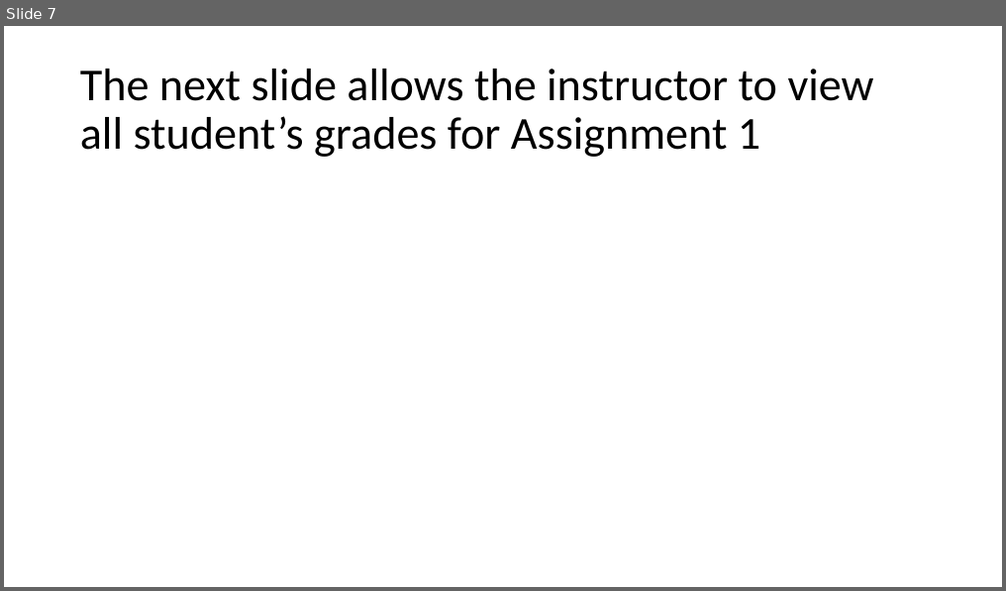
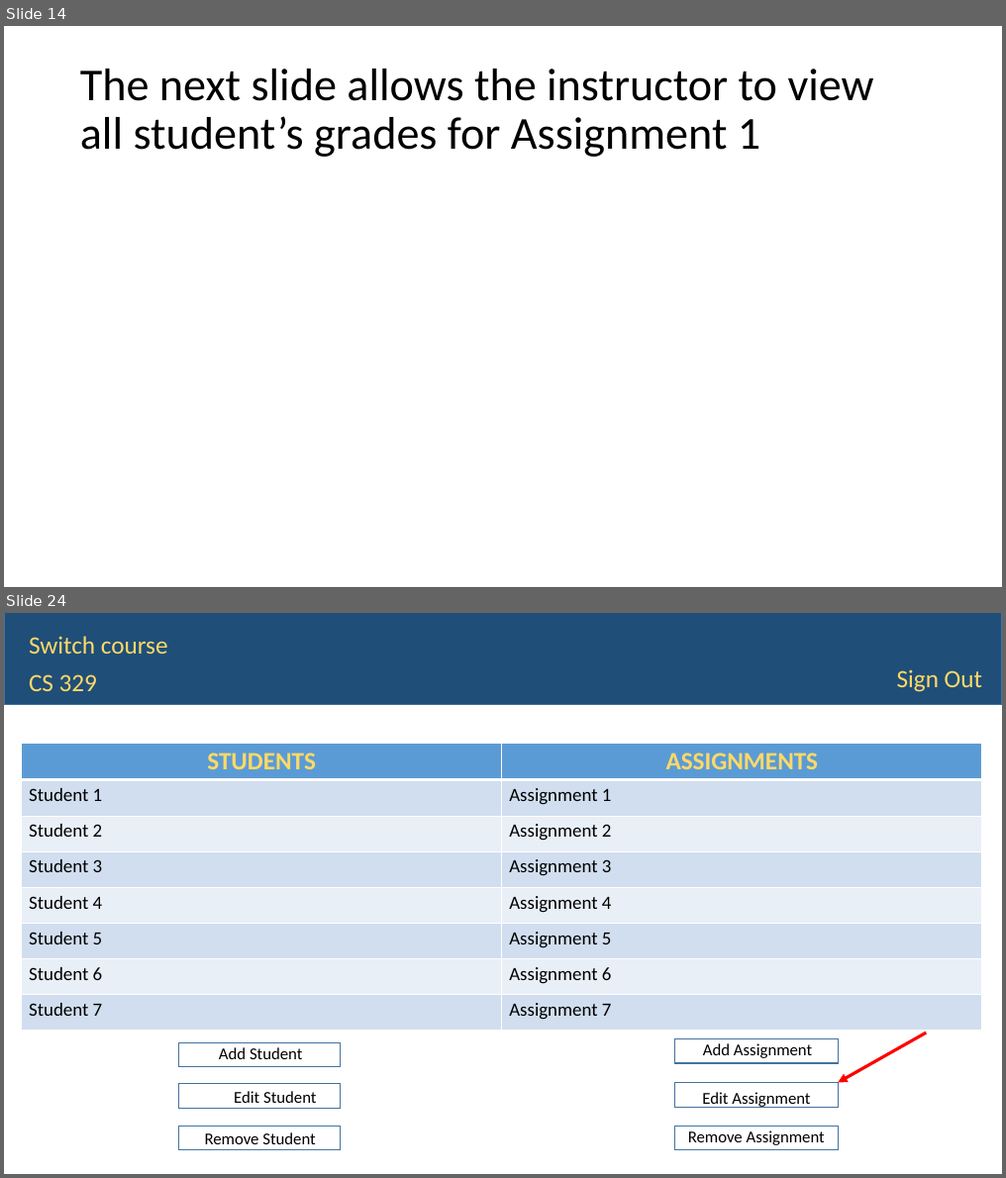
Before and after one commit to WVUP/Spring-2015, a slide deck: Assignments/Gradebook App PowerPont/Courtney Linville/Gradebook.pptx. Shown one above the other, each under a label of ours: slide 7 before the commit, slides 14 and 24 after it; the slides between them are not shown. The pictures are 1006x591 and 1006x1178 pixels, drawn with LibreOffice and Linux fonts; fonts in the diff are those of the drawing. Boxes give left, top, right and bottom in pixels: in the first picture for what was removed or moved away, otherwise in the second. Text is boxed around its words. In the diff, an @@ line names an element or a change of style, - is before the commit and + after.

```diff
--- a/Assignments/Gradebook App PowerPont/Courtney Linville/Gradebook.pptx
+++ b/Assignments/Gradebook App PowerPont/Courtney Linville/Gradebook.pptx
@@ slide 24 added at [4,613,1002,1174], background #FFFFFF @@
@@ rectangle added at [4,613,1002,705], fill #1F4E79, outline #43739E 1 pt @@
@@ text added at [29,636,168,654], 24 pt, text #FFD966 @@
+Switch course
@@ text added at [897,669,982,692], 24 pt, text #FFD966 @@
+Sign Out
@@ text added at [29,674,97,691], 24 pt, text #FFD966 @@
+CS 329
@@ table added at [21,743,982,1031], 8 rows, 2 columns @@
+STUDENTS | ASSIGNMENTS
+Student 1 | Assignment 1
+Student 2 | Assignment 2
+Student 3 | Assignment 3
+Student 4 | Assignment 4
+Student 5 | Assignment 5
+Student 6 | Assignment 6
+Student 7 | Assignment 7
@@ rectangle added at [179,1044,341,1067], outline #43739E 1 pt @@
@@ text added at [219,1048,302,1059], 16 pt, text #000000 @@
+Add Student
@@ rectangle added at [675,1040,838,1063], outline #43739E 1 pt @@
@@ text added at [703,1044,812,1059], 16 pt, text #000000 @@
+Add Assignment
@@ arrow added from (927, 1033) to (838, 1083), #FF0000 3 pt @@
@@ rectangle added at [179,1084,341,1108], outline #43739E 1 pt @@
@@ rectangle added at [675,1083,838,1107], outline #43739E 1 pt @@
@@ text added at [234,1091,316,1103], 16 pt, text #000000 @@
+Edit Student
@@ text added at [702,1092,810,1108], 16 pt, text #000000 @@
+Edit Assignment
@@ rectangle added at [179,1127,341,1151], outline #43739E 1 pt @@
@@ text added at [205,1133,315,1145], 16 pt, text #000000 @@
+Remove Student
@@ rectangle added at [675,1127,838,1151], outline #43739E 1 pt @@
@@ text added at [688,1131,825,1146], 16 pt, text #000000 @@
+Remove Assignment
@@ what was slide 7 is now slide 14 @@
```
Also in this commit, not shown: 4 slides changed, 18 other slides added.
